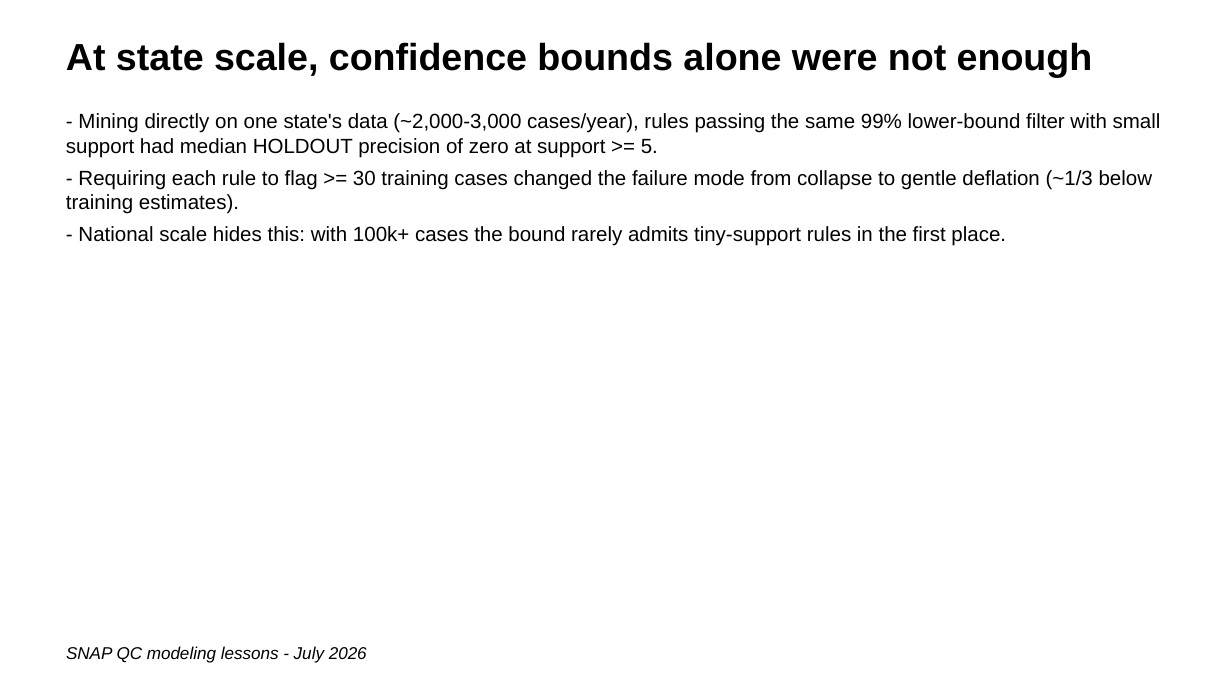
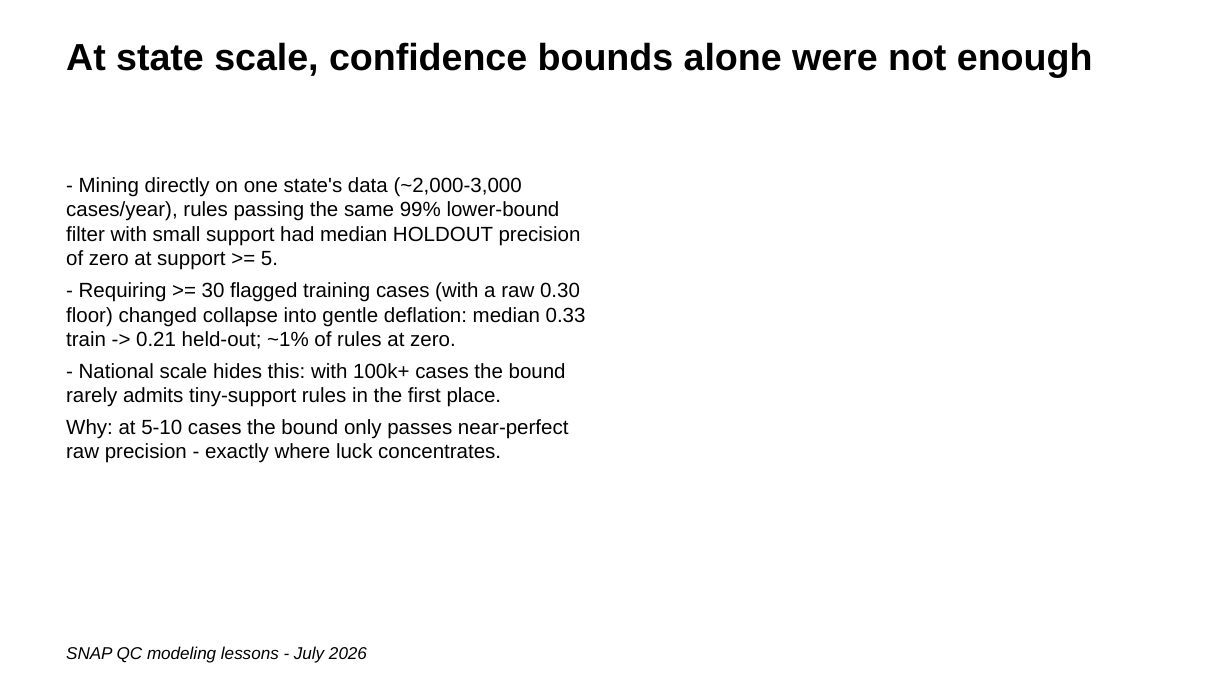
Before and after one commit to giannella/snap_qc, a slide deck: slide 18 of lessons_getting_more_signal_from_snap_qc_data.pptx (slide 12 before the commit). Drawn at 1232x693 pixels with LibreOffice and Linux fonts; fonts in the diff are those of the drawing. Boxes give left, top, right and bottom in pixels: in the first picture for what was removed or moved away, otherwise in the second. Text is boxed around its words. In the diff, an @@ line names an element or a change of style, - is before the commit and + after.

```diff
--- a/lessons_getting_more_signal_from_snap_qc_data.pptx
+++ b/lessons_getting_more_signal_from_snap_qc_data.pptx
@@ text at (66, 282, 586, 349): text changed @@
-- Requiring each rule to flag >= 30 training cases changed the failure mode from collapse to gentle deflation (~1/3 below training estimates).
+- Requiring >= 30 flagged training cases (with a raw 0.30 floor) changed collapse into gentle deflation: median 0.33 train -> 0.21 held-out; ~1% of rules at zero.
@@ text at (66, 419, 568, 463): paragraph added @@
+Why: at 5-10 cases the bound only passes near-perfect raw precision - exactly where luck concentrates.
```
Also in this commit, not shown: 11 other slides changed, 32 slides added, 15 slides removed.
